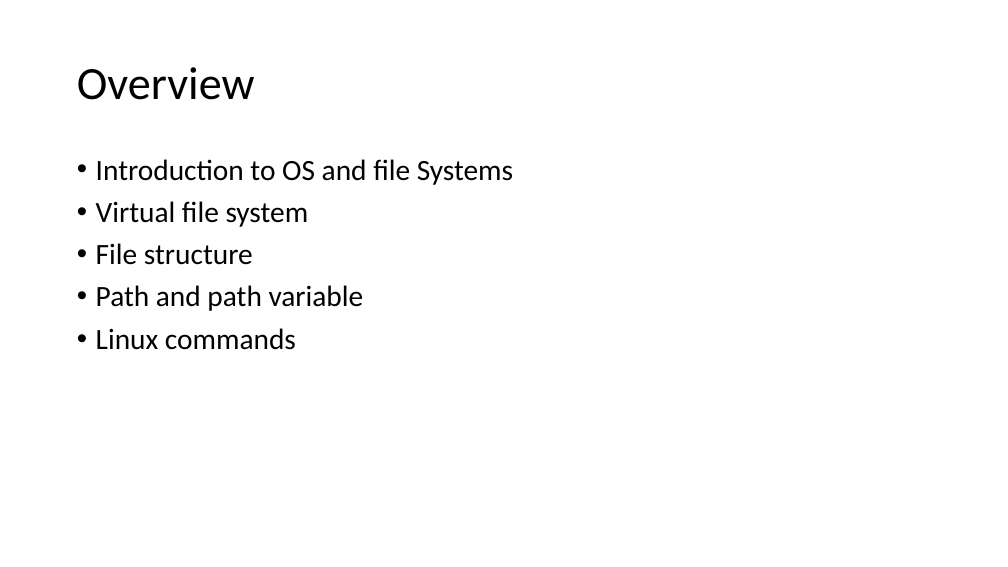
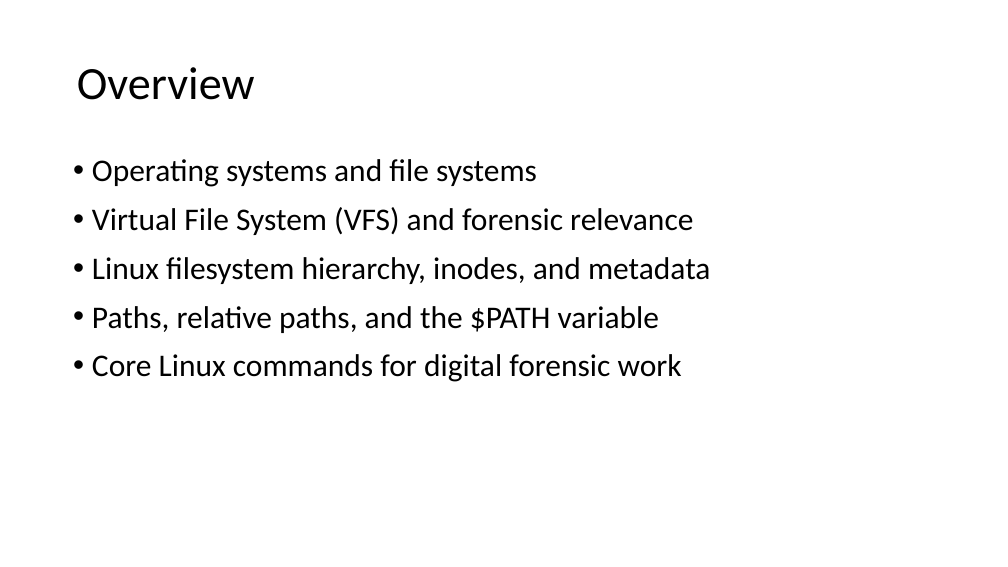
Before and after one commit to frankwxu/Digital-Forensics-Basic-Book, a slide deck: slide 2 of PPTs/Ch4_Linux_for_Digital_Forensics.pptx. Drawn at 1008x567 pixels with LibreOffice and Linux fonts; fonts in the diff are those of the drawing; background and template pictures are left out. Boxes give left, top, right and bottom in pixels: in the first picture for what was removed or moved away, otherwise in the second. Text is boxed around its words. In the diff, an @@ line names an element or a change of style, - is before the commit and + after.

Commit message:
update Ch3 and Ch4 presentations for Digital Forensics

```diff
--- a/PPTs/Ch4_Linux_for_Digital_Forensics.pptx
+++ b/PPTs/Ch4_Linux_for_Digital_Forensics.pptx
@@ text at [92,159,710,382]: text changed; size 28 to 30 pt @@
-• Introduction to OS and file Systems
-• Virtual file system
-• File structure
-• Path and path variable
-• Linux commands
+• Operating systems and file systems
+• Virtual File System (VFS) and forensic relevance
+• Linux filesystem hierarchy, inodes, and metadata
+• Paths, relative paths, and the $PATH variable
+• Core Linux commands for digital forensic work
```
Also in this commit, not shown: 44 other slides changed, 8 slides added, 6 slides removed, 1 other file.
